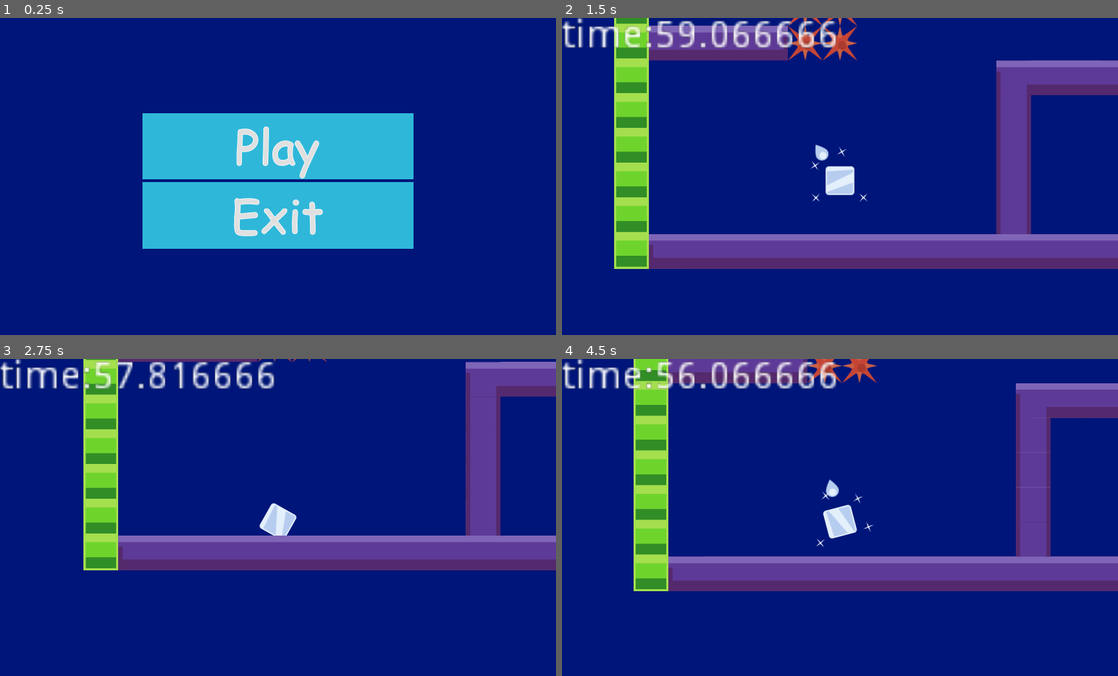
Above: before the commit, frames 1-4 (two rows, left to right).
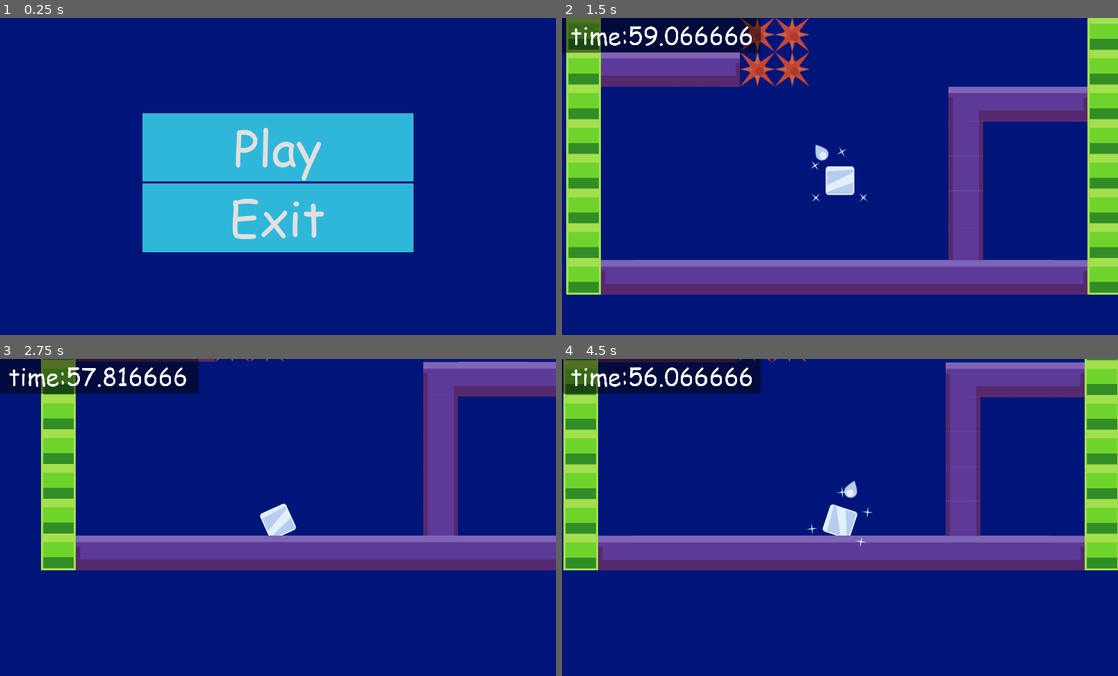
Above: after the commit, the same moments.

Repository: keith-ferney/sugar_cube
Game: Godot game, scene res://app/gui/main_menu.tscn
The game is run twice, just before and just after one commit, with the same random seed, the same clock (stepped at 60 frames per second) and the same inputs.
Inputs:
- Up to frame 1 (0.25 s): no input
- Up to frame 2 (1.5 s): click "Play" at 0.5 s; hold Space (charge) from 1.28 s (still down)
- Up to frame 3 (2.75 s): release Space (charge) at 2.03 s; tap Space (charge) at 2.1 s
- Up to frame 4 (4.5 s): hold Space (charge) 2.78-3.53 s; tap Space (charge) at 3.6 s; hold Space (charge) from 4.28 s (still down)

The runs differ from the first frame. In frame 1, 2.1% of the frame differs, in the area x 25-75%, y 34-74%; in frame 2, 46%, in the area x 0-100%, y 0-88%; in frame 3, 19%; in frame 4, 40%.

Commit message:
update gui

Diff:
--- a/app/gui/GUI_base.tscn
+++ b/app/gui/GUI_base.tscn
@@ -20,6 +20,6 @@
 margin_bottom = 20.0
 
 [node name="nav_button" parent="VBoxContainer" instance=ExtResource( 1 )]
-margin_right = 40.0
-margin_bottom = 14.0
+margin_right = 191.0
+margin_bottom = 127.0
 text = "yollo"
--- /dev/null
+++ b/app/gui/death.tscn
@@ -0,0 +1,43 @@
+[gd_scene load_steps=5 format=2]
+
+[ext_resource path="res://resources/Font.tres" type="DynamicFont" id=1]
+[ext_resource path="res://app/gui/nav_button.tscn" type="PackedScene" id=2]
+[ext_resource path="res://app/gui/main_menu.tscn" type="PackedScene" id=3]
+[ext_resource path="res://app/levels/level.tscn" type="PackedScene" id=4]
+
+[node name="Control" type="Control"]
+anchor_right = 1.0
+anchor_bottom = 1.0
+__meta__ = {
+"_edit_use_anchors_": false
+}
+
+[node name="Label" type="Label" parent="."]
+anchor_left = 0.5
+anchor_right = 0.5
+margin_left = -360.0
+margin_top = 13.0
+margin_right = 10.0
+margin_bottom = 140.0
+rect_scale = Vector2( 2, 2 )
+custom_fonts/font = ExtResource( 1 )
+text = "You Died"
+__meta__ = {
+"_edit_use_anchors_": false
+}
+
+[node name="nav_button" parent="." instance=ExtResource( 2 )]
+margin_left = 281.0
+margin_top = 288.0
+margin_right = 727.0
+margin_bottom = 415.0
+text = "Main Menu"
+scene = ExtResource( 3 )
+
+[node name="nav_button2" parent="." instance=ExtResource( 2 )]
+margin_left = 335.0
+margin_top = 434.0
+margin_right = 658.0
+margin_bottom = 561.0
+text = "Restart"
+scene = ExtResource( 4 )
--- a/app/gui/main_menu.tscn
+++ b/app/gui/main_menu.tscn
@@ -1,25 +1,14 @@
-[gd_scene load_steps=7 format=2]
+[gd_scene load_steps=5 format=2]
 
 [ext_resource path="res://app/gui/nav_button.tscn" type="PackedScene" id=1]
 [ext_resource path="res://app/gui/ExitButton.gd" type="Script" id=2]
 [ext_resource path="res://app/levels/level.tscn" type="PackedScene" id=3]
-
-[sub_resource type="DynamicFontData" id=2]
-font_path = "res://resources/comic.ttf"
-
-[sub_resource type="DynamicFont" id=3]
-size = 86
-outline_size = 1
-font_data = SubResource( 2 )
-
-[sub_resource type="Theme" id=1]
-default_font = SubResource( 3 )
-/fonts/ply = null
+[ext_resource path="res://resources/Theme.tres" type="Theme" id=4]
 
 [node name="main_menu" type="Control"]
 anchor_right = 1.0
 anchor_bottom = 1.0
-theme = SubResource( 1 )
+theme = ExtResource( 4 )
 __meta__ = {
 "_edit_use_anchors_": false
 }
@@ -40,16 +29,16 @@
 
 [node name="nav_button" parent="VBoxContainer" instance=ExtResource( 1 )]
 margin_right = 500.0
-margin_bottom = 123.0
+margin_bottom = 127.0
 size_flags_horizontal = 3
 size_flags_vertical = 3
 text = "Play"
 scene = ExtResource( 3 )
 
 [node name="nav_button2" parent="VBoxContainer" instance=ExtResource( 1 )]
-margin_top = 127.0
+margin_top = 131.0
 margin_right = 500.0
-margin_bottom = 250.0
+margin_bottom = 258.0
 size_flags_horizontal = 3
 size_flags_vertical = 3
 text = "Exit"
--- /dev/null
+++ b/app/gui/winscene.tscn
@@ -0,0 +1,42 @@
+[gd_scene load_steps=5 format=2]
+
+[ext_resource path="res://resources/Font.tres" type="DynamicFont" id=1]
+[ext_resource path="res://app/gui/nav_button.tscn" type="PackedScene" id=2]
+[ext_resource path="res://app/gui/main_menu.tscn" type="PackedScene" id=3]
+[ext_resource path="res://app/levels/level.tscn" type="PackedScene" id=4]
+
+[node name="Control" type="Control"]
+anchor_right = 1.0
+anchor_bottom = 1.0
+__meta__ = {
+"_edit_use_anchors_": false
+}
+
+[node name="Label" type="Label" parent="."]
+anchor_left = 0.5
+anchor_right = 0.5
+margin_left = -302.0
+margin_top = 10.0
+margin_bottom = 137.0
+rect_scale = Vector2( 2, 2 )
+custom_fonts/font = ExtResource( 1 )
+text = "you win"
+__meta__ = {
+"_edit_use_anchors_": false
+}
+
+[node name="nav_button" parent="." instance=ExtResource( 2 )]
+margin_left = 281.0
+margin_top = 288.0
+margin_right = 727.0
+margin_bottom = 415.0
+text = "Main Menu"
+scene = ExtResource( 3 )
+
+[node name="nav_button2" parent="." instance=ExtResource( 2 )]
+margin_left = 335.0
+margin_top = 434.0
+margin_right = 658.0
+margin_bottom = 561.0
+text = "Restart"
+scene = ExtResource( 4 )
--- a/app/level_manager/level_manager.gd
+++ b/app/level_manager/level_manager.gd
@@ -12,7 +12,7 @@
 
 func win():
 	get_tree().call_group("gui","win")
-	get_tree().change_scene("res://winscene.tscn")
+	get_tree().change_scene("res://app/gui/winscene.tscn")
 
 func death():
-	get_tree().reload_current_scene()
+	get_tree().change_scene("res://app/gui/death.tscn")
--- a/app/level_objects/death_timer.tscn
+++ b/app/level_objects/death_timer.tscn
@@ -1,11 +1,63 @@
-[gd_scene load_steps=2 format=2]
+[gd_scene load_steps=6 format=2]
 
 [ext_resource path="res://app/level_objects/death_timer.gd" type="Script" id=1]
 
+[sub_resource type="VisualShaderNodeInput" id=1]
+output_port_for_preview = 0
+input_name = "alpha"
+
+[sub_resource type="VisualShaderNodeInput" id=2]
+output_port_for_preview = 0
+input_name = "color"
+
+[sub_resource type="VisualShader" id=3]
+code = "shader_type canvas_item;
+
+
+
+void vertex() {
+// Output:0
+
+}
+
+void fragment() {
+// Input:4
+	vec3 n_out4p0 = COLOR.rgb;
+
+// Input:3
+	float n_out3p0 = COLOR.a;
+
+// Output:0
+	COLOR.rgb = n_out4p0;
+	COLOR.a = n_out3p0;
+
+}
+
+void light() {
+// Output:0
+
+}
+"
+mode = 1
+flags/light_only = false
+nodes/fragment/0/position = Vector2( 540, 180 )
+nodes/fragment/3/node = SubResource( 1 )
+nodes/fragment/3/position = Vector2( 160, 340 )
+nodes/fragment/4/node = SubResource( 2 )
+nodes/fragment/4/position = Vector2( 180, 120 )
+nodes/fragment/connections = PoolIntArray( 3, 0, 0, 1, 4, 0, 0, 0 )
+
+[sub_resource type="ShaderMaterial" id=4]
+shader = SubResource( 3 )
+
 [node name="death_timer" type="Control"]
-margin_right = 150.0
-margin_bottom = 20.0
-rect_scale = Vector2( 5, 5 )
+show_behind_parent = true
+material = SubResource( 4 )
+anchor_right = 0.195
+anchor_bottom = 0.107
+margin_right = 202.32
+margin_bottom = 63.8
+rect_scale = Vector2( 0.5, 0.5 )
 script = ExtResource( 1 )
 __meta__ = {
 "_edit_use_anchors_": false
@@ -16,9 +68,19 @@
 one_shot = true
 autostart = true
 
+[node name="ColorRect" type="ColorRect" parent="."]
+margin_right = 736.0
+margin_bottom = 128.0
+rect_scale = Vector2( 0.995917, 1 )
+color = Color( 0, 0, 0, 0.498039 )
+__meta__ = {
+"_edit_use_anchors_": false
+}
+
 [node name="Label" type="Label" parent="."]
-margin_right = 40.0
-margin_bottom = 14.0
+margin_left = 32.0
+margin_right = 416.0
+margin_bottom = 127.0
 text = "Time: %i"
 __meta__ = {
 "_edit_use_anchors_": false
--- a/app/levels/level.tscn
+++ b/app/levels/level.tscn
@@ -471,11 +471,12 @@
 
 [node name="death" type="TileMap" parent="."]
 tile_set = ExtResource( 3 )
+show_collision = true
 collision_layer = 2
 collision_mask = 2
 occluder_light_mask = 2
 format = 1
-tile_data = PoolIntArray( 851974, 1, 0, 917510, 1, 0, 983046 …(141 unchanged characters)… 6, 1, 0, 1245187, 1, 0, 1245188, 1, 0, 1245189, 1, 0, 1310721, 1, 0, 1310722, 1, 0, 1310723, 1, …(399 unchanged characters)…
+tile_data = PoolIntArray( 851974, 1, 0, 917510, 1, 0, 983046 …(141 unchanged characters)… 6, 1, 0, 1245187, 1, 0, 1245188, 1, 0, 1310721, 1, 0, 1310722, 1, 0, 1310723, 1, …(399 unchanged characters)…
 
 [node name="blocks" type="TileMap" parent="."]
 tile_set = SubResource( 48 )
@@ -517,7 +518,7 @@
 shape = SubResource( 50 )
 
 [node name="Player" parent="." instance=ExtResource( 4 )]
-position = Vector2( 416, 2712 )
+position = Vector2( 504, 2664 )
 
 [node name="Music" type="AudioStreamPlayer" parent="."]
 stream = ExtResource( 5 )
--- a/project.godot
+++ b/project.godot
@@ -24,6 +24,11 @@
 window/stretch/mode="2d"
 window/stretch/aspect="keep"
 
+[gui]
+
+theme/custom="res://resources/Theme.tres"
+theme/custom_font="res://resources/Font.tres"
+
 [input]
 
 charge={
--- /dev/null
+++ b/resources/Font.tres
@@ -0,0 +1,8 @@
+[gd_resource type="DynamicFont" load_steps=2 format=2]
+
+[sub_resource type="DynamicFontData" id=2]
+font_path = "res://resources/comic.ttf"
+
+[resource]
+size = 90
+font_data = SubResource( 2 )
--- /dev/null
+++ b/resources/Theme.tres
@@ -0,0 +1,7 @@
+[gd_resource type="Theme" load_steps=2 format=2]
+
+[ext_resource path="res://resources/Font.tres" type="DynamicFont" id=1]
+
+[resource]
+default_font = ExtResource( 1 )
+/fonts/ply = null
--- a/resources/spike.tres
+++ b/resources/spike.tres
@@ -3,7 +3,7 @@
 [ext_resource path="res://images/spikes.png" type="Texture" id=1]
 
 [sub_resource type="ConvexPolygonShape2D" id=1]
-points = PoolVector2Array( 0, 0, 64, 0, 64, 64, 0, 64 )
+points = PoolVector2Array( 8, 8, 56, 8, 56, 56, 8, 56 )
 
 [resource]
 1/name = "spikes.png 1"
--- a/winscene.tscn
+++ /dev/null
@@ -1,14 +0,0 @@
-[gd_scene format=2]
-
-[node name="Control" type="Control"]
-anchor_right = 1.0
-anchor_bottom = 1.0
-__meta__ = {
-"_edit_use_anchors_": false
-}
-
-[node name="Label" type="Label" parent="."]
-margin_right = 38.0
-margin_bottom = 16.0
-rect_scale = Vector2( 18.9573, 32.817 )
-text = "you win"
Not shown, changed: .gitignore
